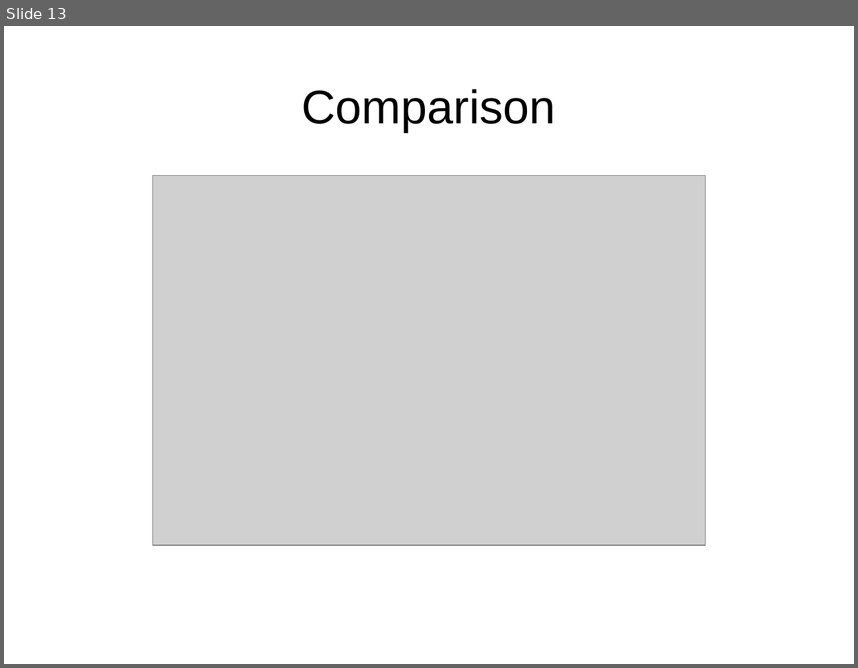
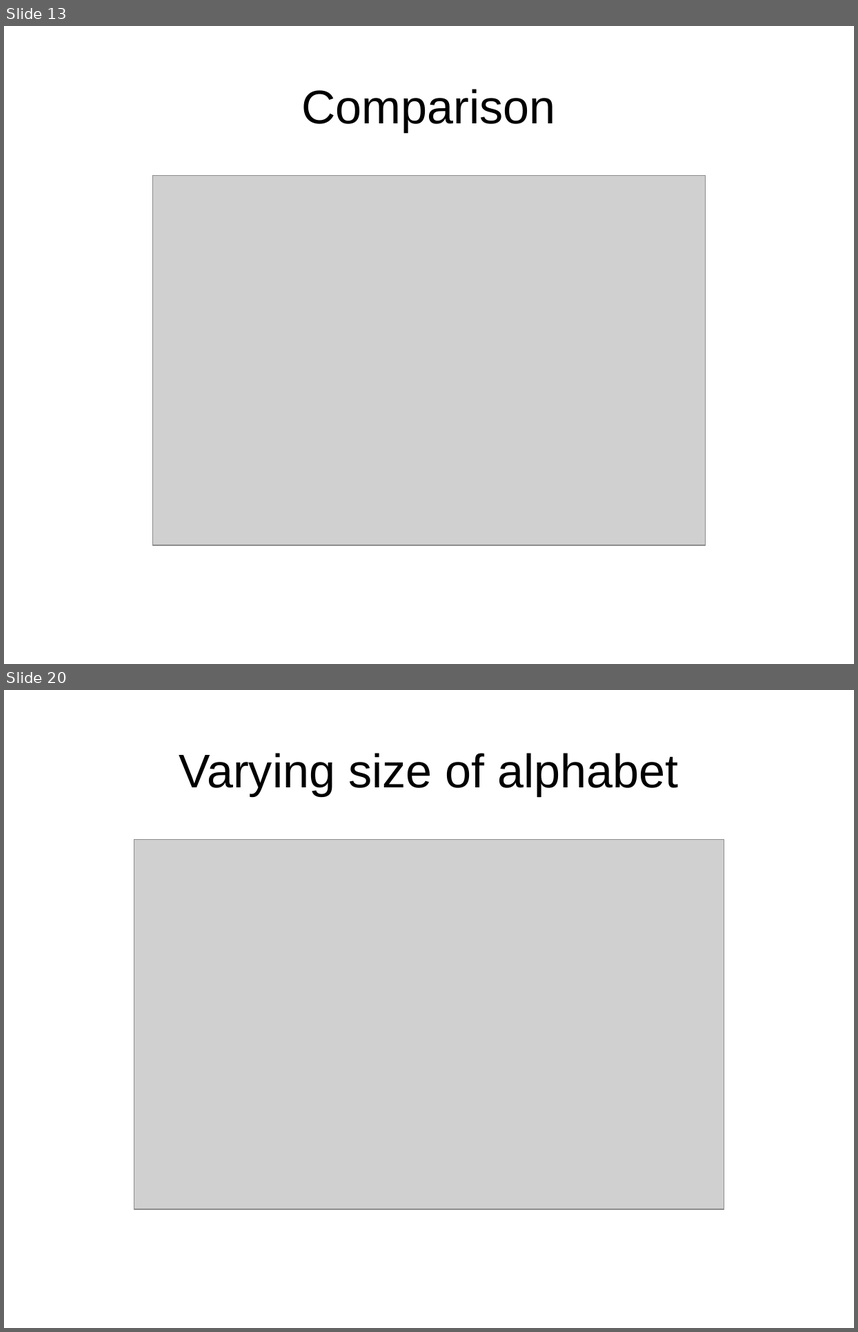
Before and after one commit to klutt/gecode-tuples, a slide deck: doc/presentation.odp. Shown one above the other, each under a label of ours: slide 13 before the commit, slides 13 and 20 after it; the slides between them are not shown. The pictures are 858x668 and 858x1332 pixels, drawn with LibreOffice and Linux fonts; fonts in the diff are those of the drawing; grey boxes stand for pictures. Boxes give left, top, right and bottom in pixels: in the first picture for what was removed or moved away, otherwise in the second. Text is boxed around its words. In the diff, an @@ line names an element or a change of style, - is before the commit and + after.

```diff
--- a/doc/presentation.odp
+++ b/doc/presentation.odp
@@ slide 20 added at bbox=[4, 690, 854, 1328], background #FFFFFF @@
@@ title added at bbox=[179, 753, 678, 796], 44 pt, text #000000 @@
+Varying size of alphabet
@@ picture added at bbox=[134, 839, 724, 1208] @@
```
Also in this commit, not shown: 10 other slides added, 5 other files.
